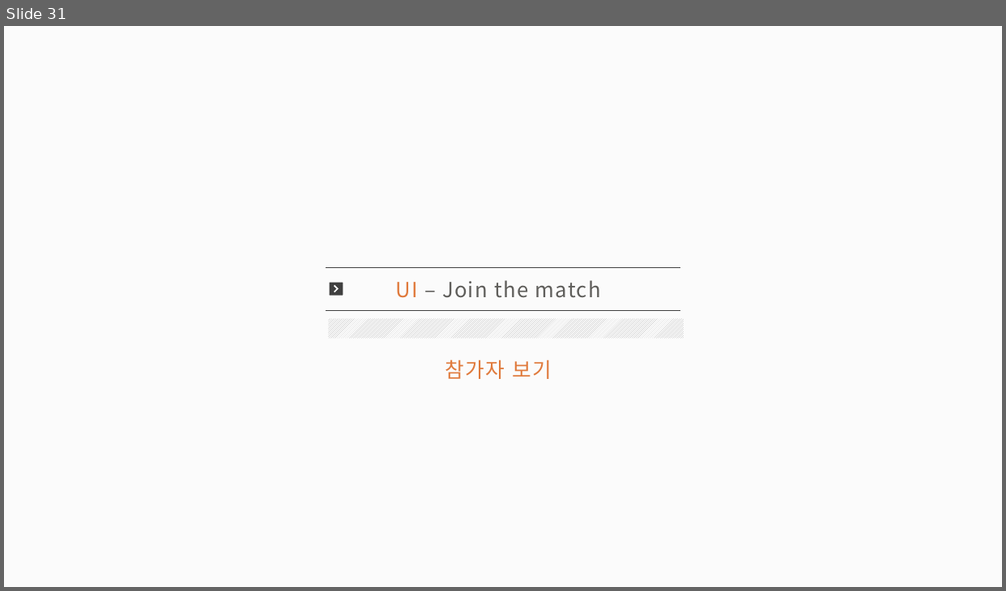
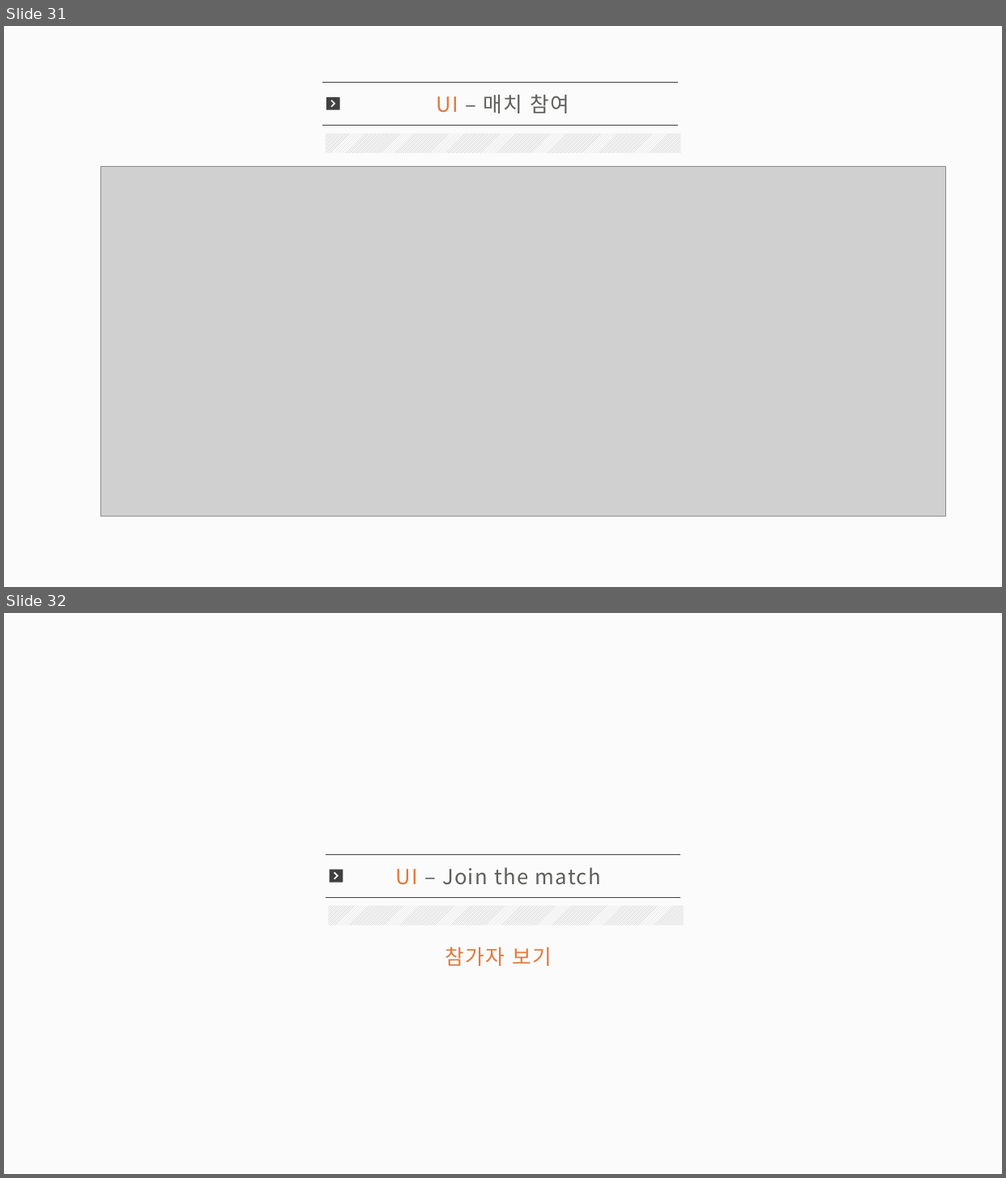
Before and after one commit to KimKiheon/JSP-Servlet, a slide deck: 객패최종데모.pptx. Shown one above the other, each under a label of ours: slide 31 before the commit, slides 31 and 32 after it. The pictures are 1006x591 and 1006x1178 pixels, drawn with LibreOffice and Linux fonts; fonts in the diff are those of the drawing; grey boxes stand for pictures. Boxes give left, top, right and bottom in pixels: in the first picture for what was removed or moved away, otherwise in the second. Text is boxed around its words. In the diff, an @@ line names an element or a change of style, - is before the commit and + after.

Commit message:
데모ppt수정ver2

```diff
--- a/객패최종데모.pptx
+++ b/객패최종데모.pptx
@@ slide 31 added at box(4, 26, 1002, 587), background #FBFBFB @@
@@ line added from (322, 83) to (678, 83), #404040 1 pt @@
@@ rounded rectangle added at box(326, 97, 340, 110), fill #404040 @@
@@ text added at box(437, 94, 570, 113), 20 pt, text #5F5E5B @@
+UI – 매치 참여
@@ line added from (331, 100) to (335, 104), #FFFFFF 1.25 pt @@
@@ line added from (331, 107) to (335, 103), #FFFFFF 1.25 pt @@
@@ line added from (322, 126) to (678, 126), #404040 1 pt @@
@@ rectangle added at box(325, 134, 681, 153), fill pattern #A6A6A6 on #FFFFFF @@
@@ picture added at box(100, 166, 946, 516) @@
@@ what was slide 31 is now slide 32 @@
```
